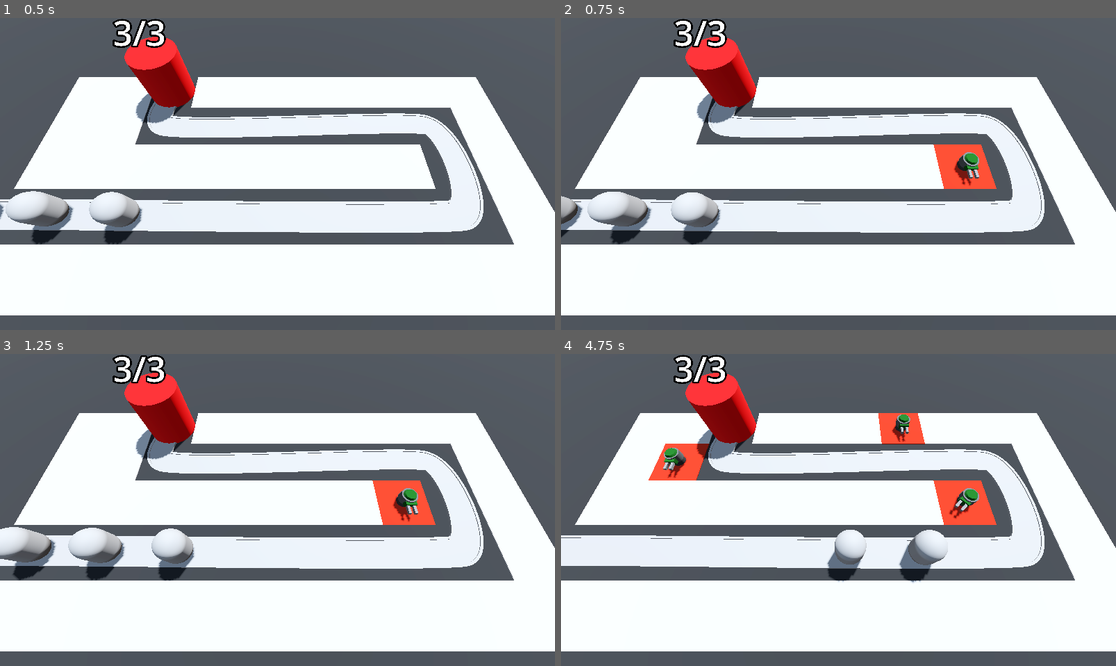
Above: before the commit, frames 1-4 (two rows, left to right).
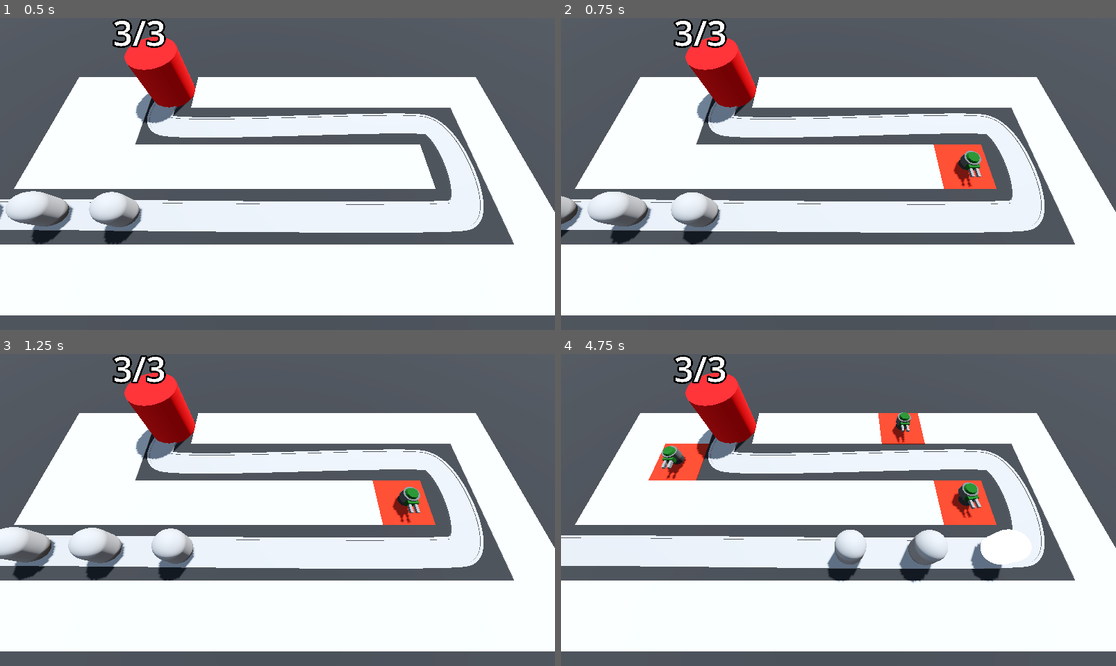
Above: after the commit, the same moments.

Repository: MateuszKosowski/Barbarian-Tower-Defense
Game: Godot game, scene res://Scenes/BaseLvl.tscn
Two runs of this game, one before a commit and one after it. Both use one fixed random seed, a clock stepped at 60 frames per second and the inputs below.
Inputs (mouse positions are in pixels of both pictures, inside the frame that each line leads up to):
- Up to frame 1 (0.5 s): no input
- Up to frame 2 (0.75 s): move the mouse to (960, 158) at 0.52 s; press the mouse at (960, 158) at 0.53 s
- Up to frame 3 (1.25 s): no input
- Up to frame 4 (4.75 s): move the mouse to (727, 525) at 1.27 s; release the mouse at (727, 525) at 1.28 s; click (727, 525) at 1.35 s; move the mouse to (894, 441) at 2.02 s; press the mouse at (894, 441) at 2.03 s; move the mouse to (810, 572) at 2.77 s; release the mouse at (810, 572) at 2.78 s; click (810, 572) at 2.85 s; move the mouse to (1005, 556) at 3.52 s; press the mouse at (1005, 556) at 3.53 s; move the mouse to (672, 463) at 4.27 s; release the mouse at (672, 463) at 4.28 s; click (672, 463) at 4.35 s

Frame 1 is identical in both runs. In frame 2, 0.2% of the frame differs, in the area x 70-76%, y 42-55%; in frame 3, 0.2%; in frame 4, 1.1%, in the area x 18-82%, y 18-74%.

Commit message:
Add shooting animation

Diff:
--- a/Scenes/Enemy/Enemy.gd
+++ b/Scenes/Enemy/Enemy.gd
@@ -1,15 +1,18 @@
 extends PathFollow3D
 
 @export var speed: float = 5.0
-@export var max_hp: int = 50
+@export var max_hp: int = 75
 
 var curr_hp: int:
 	set(health_in):
+		if health_in < curr_hp:
+			animation_player.play("TakeDmg")
 		curr_hp = health_in
 		if curr_hp < 1:
 			queue_free()
 
 @onready var base = get_tree().get_first_node_in_group("base")
+@onready var animation_player: AnimationPlayer = $AnimationPlayer
 
 func _ready() -> void:
 	curr_hp = max_hp
--- a/Scenes/Enemy/Enemy.tscn
+++ b/Scenes/Enemy/Enemy.tscn
@@ -6,9 +6,50 @@
 radius = 1.0
 height = 3.0
 
+[sub_resource type="StandardMaterial3D" id="StandardMaterial3D_c4xtw"]
+no_depth_test = true
+shading_mode = 0
+
 [sub_resource type="CapsuleShape3D" id="CapsuleShape3D_bgs3r"]
 radius = 1.0
 height = 3.0
+
+[sub_resource type="Animation" id="Animation_251tn"]
+resource_name = "TakeDmg"
+length = 0.1
+tracks/0/type = "value"
+tracks/0/imported = false
+tracks/0/enabled = true
+tracks/0/path = NodePath("DmgHilight:visible")
+tracks/0/interp = 1
+tracks/0/loop_wrap = true
+tracks/0/keys = {
+"times": PackedFloat32Array(0, 0.1),
+"transitions": PackedFloat32Array(1, 1),
+"update": 1,
+"values": [true, false]
+}
+
+[sub_resource type="Animation" id="Animation_82i2s"]
+length = 0.001
+tracks/0/type = "value"
+tracks/0/imported = false
+tracks/0/enabled = true
+tracks/0/path = NodePath("DmgHilight:visible")
+tracks/0/interp = 1
+tracks/0/loop_wrap = true
+tracks/0/keys = {
+"times": PackedFloat32Array(0),
+"transitions": PackedFloat32Array(1),
+"update": 1,
+"values": [false]
+}
+
+[sub_resource type="AnimationLibrary" id="AnimationLibrary_fdvul"]
+_data = {
+"RESET": SubResource("Animation_82i2s"),
+"TakeDmg": SubResource("Animation_251tn")
+}
 
 [node name="Enemy" type="PathFollow3D"]
 transform = Transform3D(0.999981, 0, 0, 0, 1, 0, 0, 0, 0.999981, 0, 0, 0)
@@ -19,8 +60,19 @@
 transform = Transform3D(1, 0, 0, 0, 1, 0, 0, 0, 1, 0, 1.5, 0)
 mesh = SubResource("CapsuleMesh_77pwe")
 
+[node name="DmgHilight" type="MeshInstance3D" parent="."]
+transform = Transform3D(1, 0, 0, 0, 1, 0, 0, 0, 1, 0, 1.5, 0)
+visible = false
+material_override = SubResource("StandardMaterial3D_c4xtw")
+mesh = SubResource("CapsuleMesh_77pwe")
+
 [node name="Area3D" type="Area3D" parent="." groups=["enemy_area"]]
 
 [node name="CollisionShape3D" type="CollisionShape3D" parent="Area3D"]
 transform = Transform3D(1, 0, 0, 0, 1, 0, 0, 0, 1, 0, 1.5, 0)
 shape = SubResource("CapsuleShape3D_bgs3r")
+
+[node name="AnimationPlayer" type="AnimationPlayer" parent="."]
+libraries = {
+"": SubResource("AnimationLibrary_fdvul")
+}
--- a/Scenes/Turret/turret.gd
+++ b/Scenes/Turret/turret.gd
@@ -4,6 +4,7 @@
 @export var turret_range: float = 10.0
 var enemy_path: Path3D
 var target: PathFollow3D
+@onready var animation_player: AnimationPlayer = $AnimationPlayer
 @onready var barrels: Array = [$TurretBase/TurretTop/Visor/Barrel, $TurretBase/TurretTop/Visor/Barrel2]
 
 func _physics_process(delta: float) -> void:
@@ -13,6 +14,7 @@
 
 func _on_reload_timeout() -> void:
 	if target:
+		animation_player.play("Shooting")
 		var shot = projectile.instantiate()
 		shot.scale = Vector3(0.5, 0.5, 0.5)
 		var random_barrel = barrels[randi() % barrels.size()]
--- a/Scenes/Turret/turret.tscn
+++ b/Scenes/Turret/turret.tscn
@@ -8,7 +8,7 @@
 
 [sub_resource type="CylinderMesh" id="CylinderMesh_1oq7k"]
 material = SubResource("StandardMaterial3D_bl0rm")
-height = 1.0
+height = 0.5
 
 [sub_resource type="StandardMaterial3D" id="StandardMaterial3D_njeqy"]
 albedo_color = Color(0.306923, 0.306923, 0.306923, 1)
@@ -41,6 +41,43 @@
 top_radius = 0.4
 height = 0.2
 
+[sub_resource type="Animation" id="Animation_5bsem"]
+resource_name = "Shooting"
+length = 0.5
+tracks/0/type = "value"
+tracks/0/imported = false
+tracks/0/enabled = true
+tracks/0/path = NodePath("TurretBase/TurretTop:position")
+tracks/0/interp = 1
+tracks/0/loop_wrap = true
+tracks/0/keys = {
+"times": PackedFloat32Array(0, 0.5),
+"transitions": PackedFloat32Array(1, 1),
+"update": 0,
+"values": [Vector3(0, 0.5, -0.6), Vector3(0, 0.5, 0)]
+}
+
+[sub_resource type="Animation" id="Animation_hb7fc"]
+length = 0.001
+tracks/0/type = "value"
+tracks/0/imported = false
+tracks/0/enabled = true
+tracks/0/path = NodePath("TurretBase/TurretTop:position")
+tracks/0/interp = 1
+tracks/0/loop_wrap = true
+tracks/0/keys = {
+"times": PackedFloat32Array(0),
+"transitions": PackedFloat32Array(1),
+"update": 0,
+"values": [Vector3(0, 0.5, 0)]
+}
+
+[sub_resource type="AnimationLibrary" id="AnimationLibrary_c66gm"]
+_data = {
+"RESET": SubResource("Animation_hb7fc"),
+"Shooting": SubResource("Animation_5bsem")
+}
+
 [node name="Turret" type="Node3D"]
 script = ExtResource("1_equwq")
 projectile = ExtResource("1_2todk")
@@ -50,7 +87,7 @@
 mesh = SubResource("CylinderMesh_1oq7k")
 
 [node name="TurretTop" type="MeshInstance3D" parent="TurretBase"]
-transform = Transform3D(1, 0, 0, 0, 1, 0, 0, 0, 1, 0, 0.3, 0)
+transform = Transform3D(1, 0, 0, 0, 1, 0, 0, 0, 1, 0, 0.5, 0)
 mesh = SubResource("CylinderMesh_1fex7")
 
 [node name="Visor" type="MeshInstance3D" parent="TurretBase/TurretTop"]
@@ -72,4 +109,9 @@
 [node name="Reload" type="Timer" parent="."]
 autostart = true
 
+[node name="AnimationPlayer" type="AnimationPlayer" parent="."]
+libraries = {
+"": SubResource("AnimationLibrary_c66gm")
+}
+
 [connection signal="timeout" from="Reload" to="." method="_on_reload_timeout"]
Not shown: 1 places in Scenes/Enemy/Enemy.tscn that only renumber resources
Not shown: 1 places in Scenes/Turret/turret.tscn that only renumber resources
